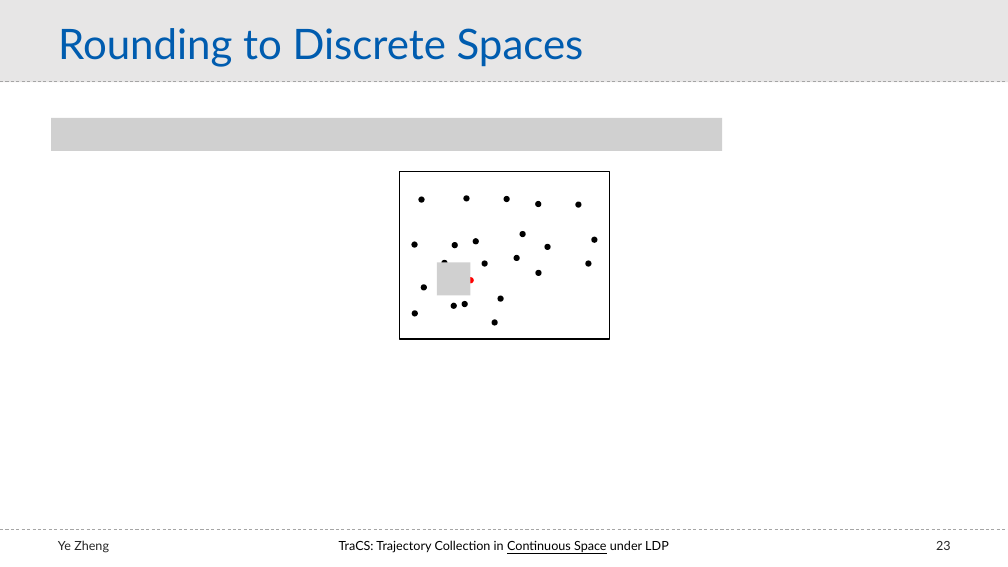
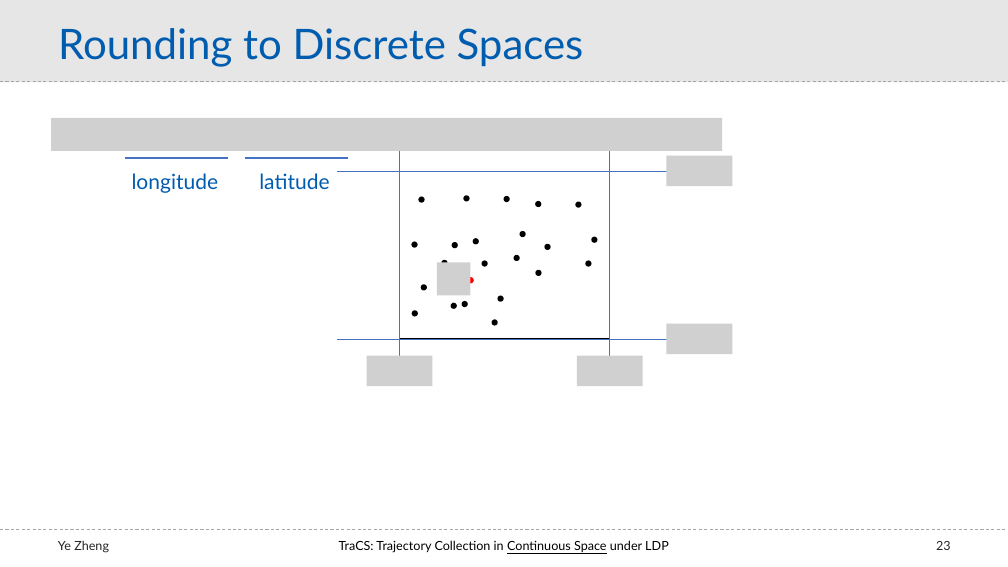
Before and after one commit to ZhengYeah/TraCS, a slide deck: slide 23 of others/tracs_slides.pptx. Drawn at 1008x567 pixels with LibreOffice and Linux fonts; fonts in the diff are those of the drawing; grey boxes stand for pictures. Boxes give left, top, right and bottom in pixels: in the first picture for what was removed or moved away, otherwise in the second. Text is boxed around its words. In the diff, an @@ line names an element or a change of style, - is before the commit and + after.

```diff
--- a/others/tracs_slides.pptx
+++ b/others/tracs_slides.pptx
@@ line added from (126, 158) to (228, 158), #4472C4 1.5 pt @@
@@ text added at (132, 173, 219, 193), 20 pt, text #005CAF @@
+longitude
@@ line added from (245, 158) to (348, 158), #4472C4 1.5 pt @@
@@ text added at (259, 173, 329, 189), 20 pt, text #005CAF @@
+latitude
@@ line added from (337, 172) to (682, 172), #4472C4 0.5 pt @@
@@ line added from (399, 151) to (399, 367), #4472C4 0.5 pt @@
@@ line added from (609, 151) to (609, 367), #4472C4 0.5 pt @@
@@ picture added at (667, 156, 733, 186) @@
@@ picture added at (667, 324, 733, 354) @@
@@ line added from (337, 340) to (682, 340), #4472C4 0.5 pt @@
@@ picture added at (367, 356, 433, 386) @@
@@ picture added at (577, 356, 643, 386) @@
```
Also in this commit, not shown: 7 other slides changed, 1 other file.
